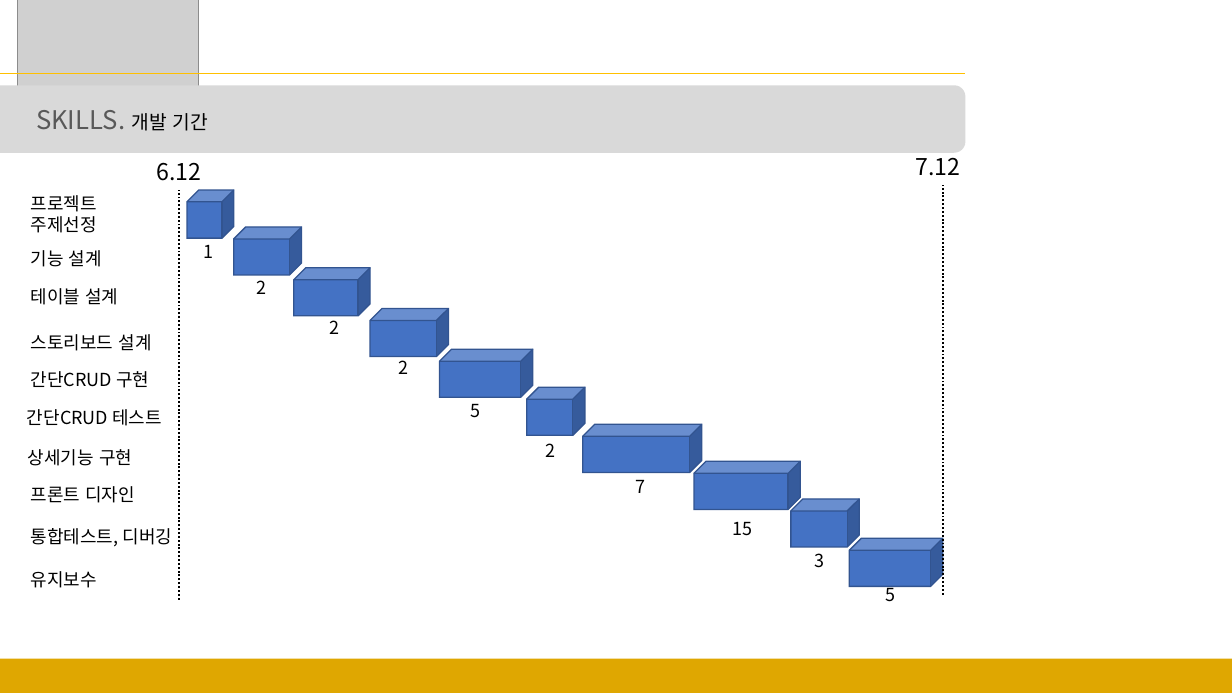
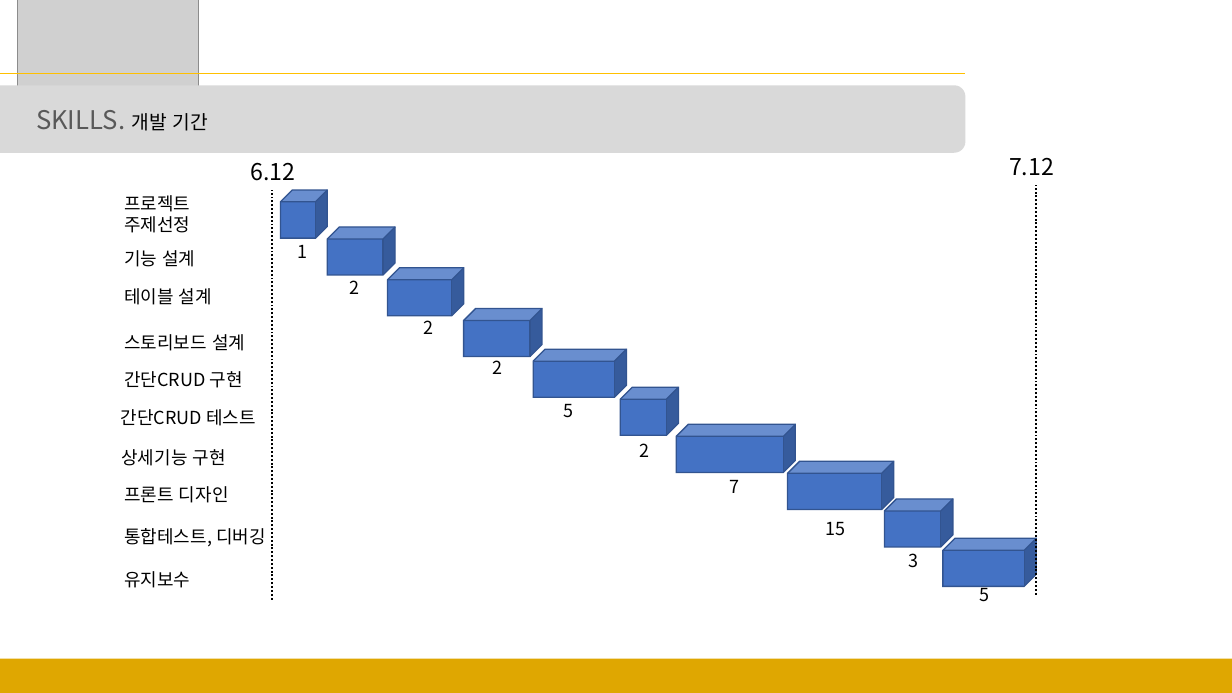
Before and after one commit to sgyoung96/Petmily, a slide deck: slide 5 of docs/발표ppt/발표.pptx. Drawn at 1232x693 pixels with LibreOffice and Linux fonts; fonts in the diff are those of the drawing; grey boxes stand for pictures. Boxes give left, top, right and bottom in pixels: in the first picture for what was removed or moved away, otherwise in the second. Text is boxed around its words. In the diff, an @@ line names an element or a change of style, - is before the commit and + after.

```diff
--- a/docs/발표ppt/발표.pptx
+++ b/docs/발표ppt/발표.pptx
@@ 22 texts, 10 cubes, 2 lines: place and size @@
-22 texts, 10 cubes, 2 lines at (27,157,961,602)
+22 texts, 10 cubes, 2 lines at (121,157,1054,602)
```
Also in this commit, not shown: 7 other slides changed, 2 other files.
